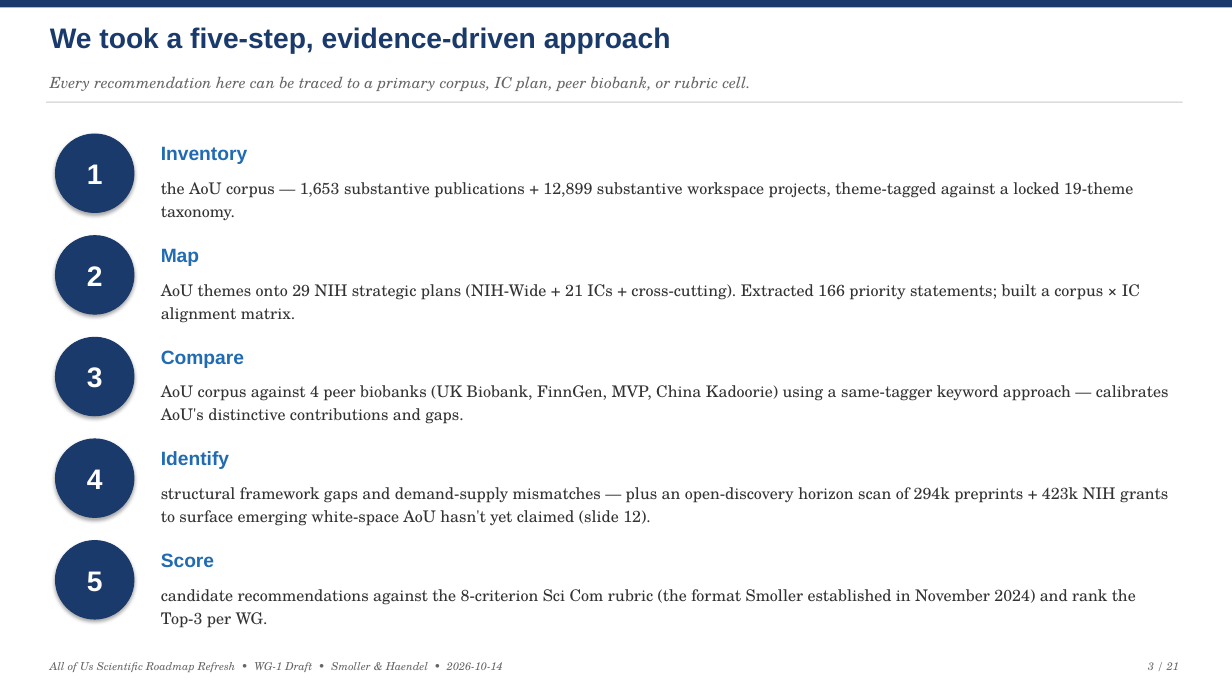
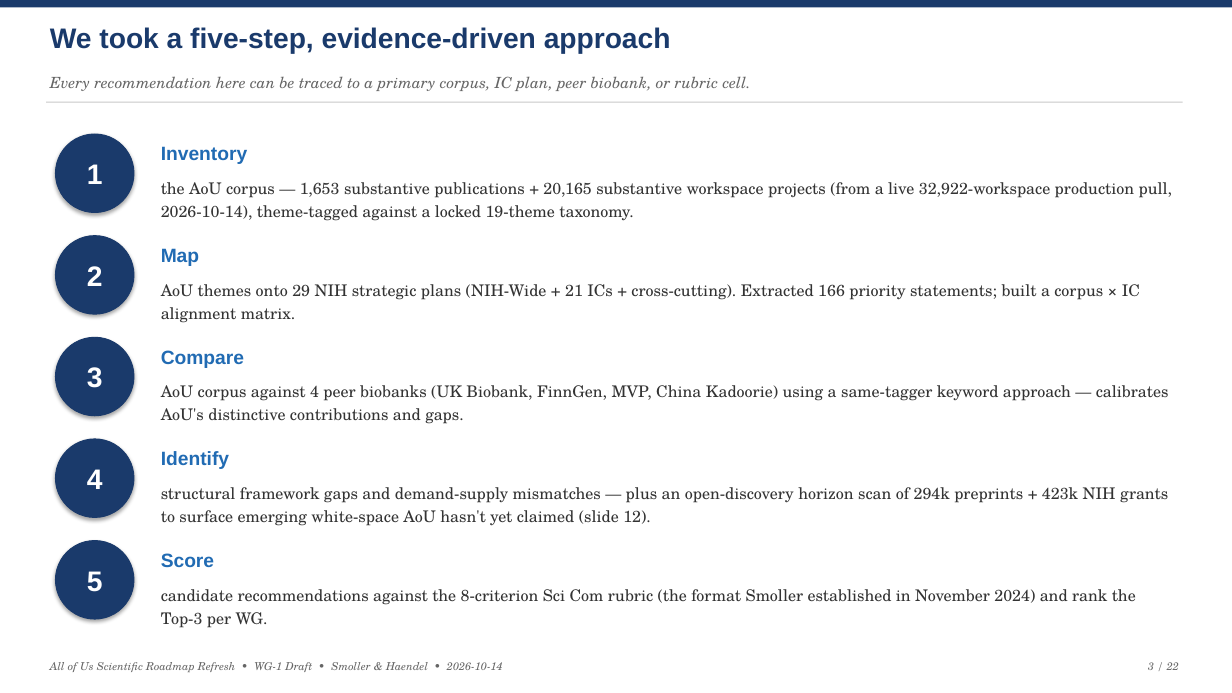
Before and after one commit to mellybelly/all-of-us, a slide deck: slide 3 of resources/deliverables/AoU_Roadmap_Refresh_Draft_Deck.pptx. Drawn at 1232x693 pixels with LibreOffice and Linux fonts; fonts in the diff are those of the drawing. Boxes give left, top, right and bottom in pixels: in the first picture for what was removed or moved away, otherwise in the second. Text is boxed around its words. In the diff, an @@ line names an element or a change of style, - is before the commit and + after.

```diff
--- a/resources/deliverables/AoU_Roadmap_Refresh_Draft_Deck.pptx
+++ b/resources/deliverables/AoU_Roadmap_Refresh_Draft_Deck.pptx
@@ text at (161,182,1173,221): text changed @@
-the AoU corpus — 1,653 substantive publications + 12,899 substantive workspace projects, theme-tagged against a locked 19-theme taxonomy.
+the AoU corpus — 1,653 substantive publications + 20,165 substantive workspace projects (from a live 32,922-workspace production pull, 2026-10-14), theme-tagged against a locked 19-theme taxonomy.
```
Also in this commit, not shown: 19 other slides changed, 1 slide added, 41 other files.
